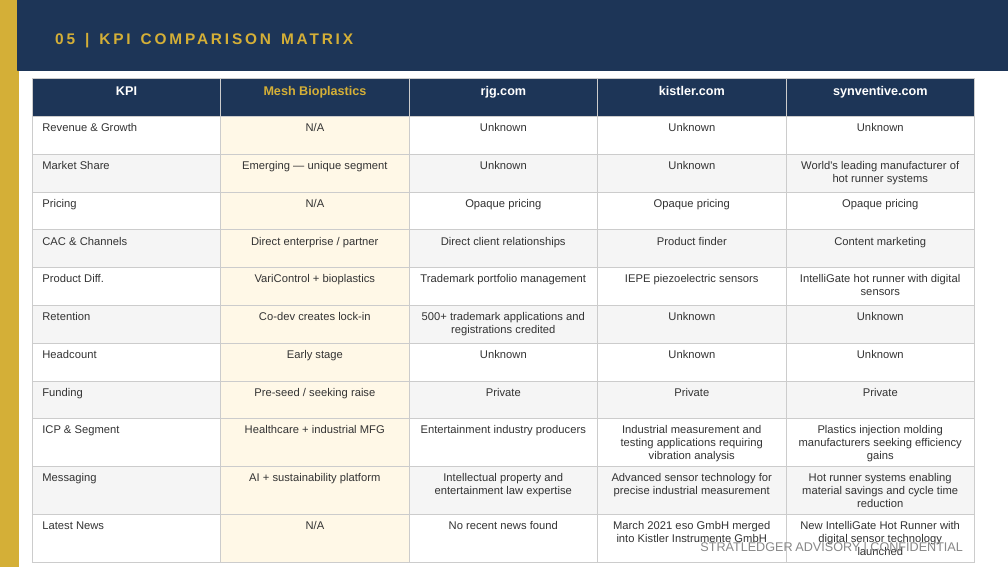
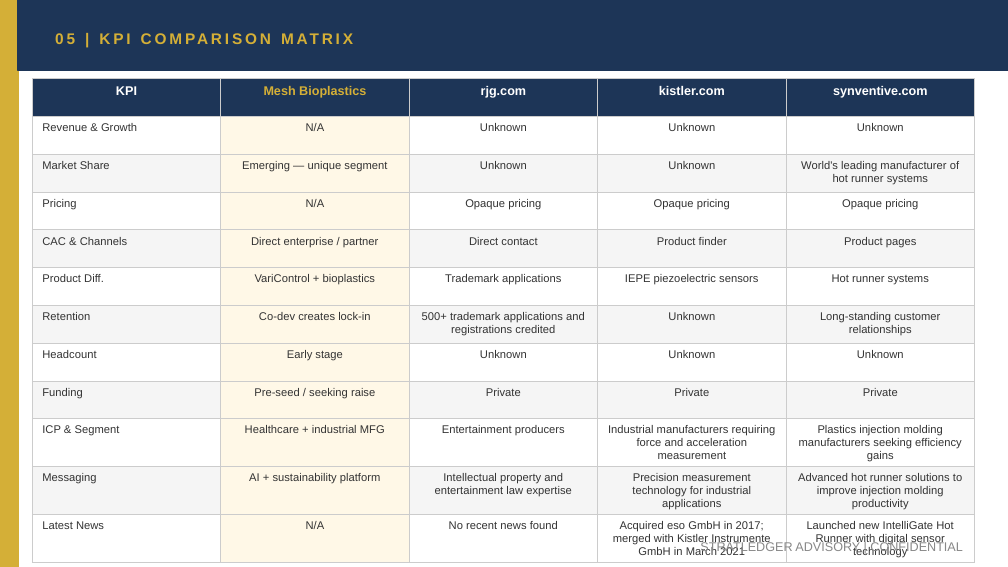
Before and after one commit to apexmakeshop-dot/droplet-commands, a slide deck: slide 9 of mesh_bioplastics_CI_Report.pptx. Drawn at 1008x567 pixels with LibreOffice and Linux fonts; fonts in the diff are those of the drawing. Boxes give left, top, right and bottom in pixels: in the first picture for what was removed or moved away, otherwise in the second. Text is boxed around its words. In the diff, an @@ line names an element or a change of style, - is before the commit and + after.

```diff
--- a/mesh_bioplastics_CI_Report.pptx
+++ b/mesh_bioplastics_CI_Report.pptx
@@ table at (x1=32, y1=79, x2=975, y2=561) @@
-row 5, column 3: Direct client relationships
+row 5, column 3: Direct contact
-row 5, column 5: Content marketing
+row 5, column 5: Product pages
-row 6, column 3: Trademark portfolio management
+row 6, column 3: Trademark applications
-row 6, column 5: IntelliGate hot runner with digital sensors
+row 6, column 5: Hot runner systems
-row 7, column 5: Unknown
+row 7, column 5: Long-standing customer relationships
-row 10, column 3: Entertainment industry producers
+row 10, column 3: Entertainment producers
-row 10, column 4: Industrial measurement and testing applications requiring vibration analysis
+row 10, column 4: Industrial manufacturers requiring force and acceleration measurement
-row 11, column 4: Advanced sensor technology for precise industrial measurement
+row 11, column 4: Precision measurement technology for industrial applications
-row 11, column 5: Hot runner systems enabling material savings and cycle time reduction
+row 11, column 5: Advanced hot runner solutions to improve injection molding productivity
-row 12, column 4: March 2021 eso GmbH merged into Kistler Instrumente GmbH
+row 12, column 4: Acquired eso GmbH in 2017; merged with Kistler Instrumente GmbH in March 2021
-row 12, column 5: New IntelliGate Hot Runner with digital sensor technology launched
+row 12, column 5: Launched new IntelliGate Hot Runner with digital sensor technology
```
Also in this commit, not shown: 4 other slides changed.
